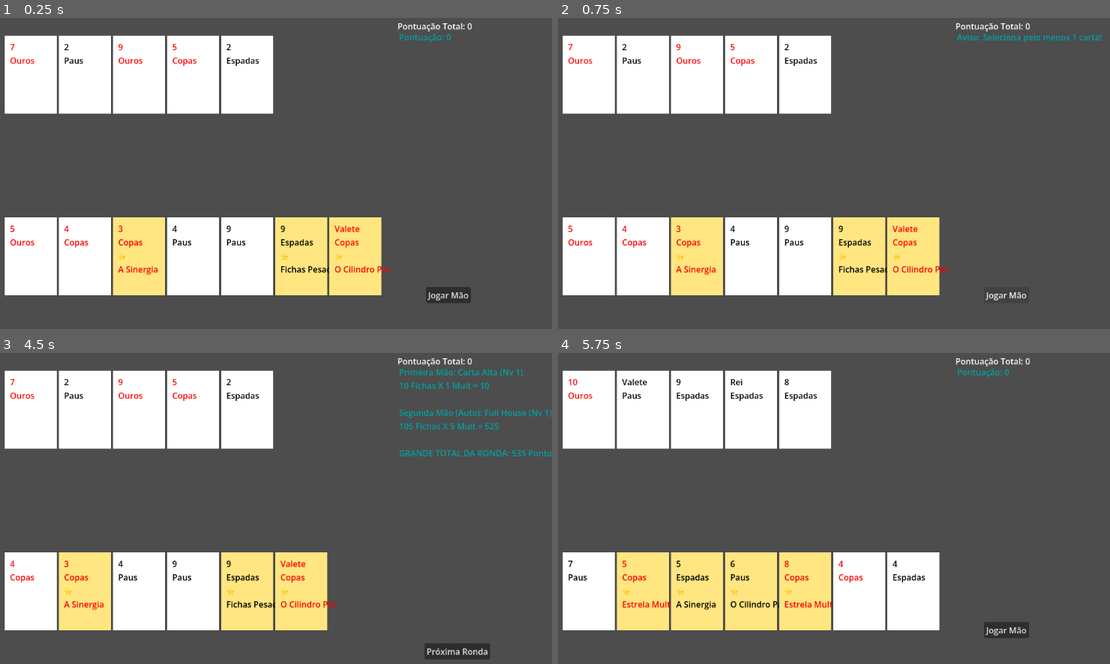
Above: before the commit, frames 1-4 (two rows, left to right).
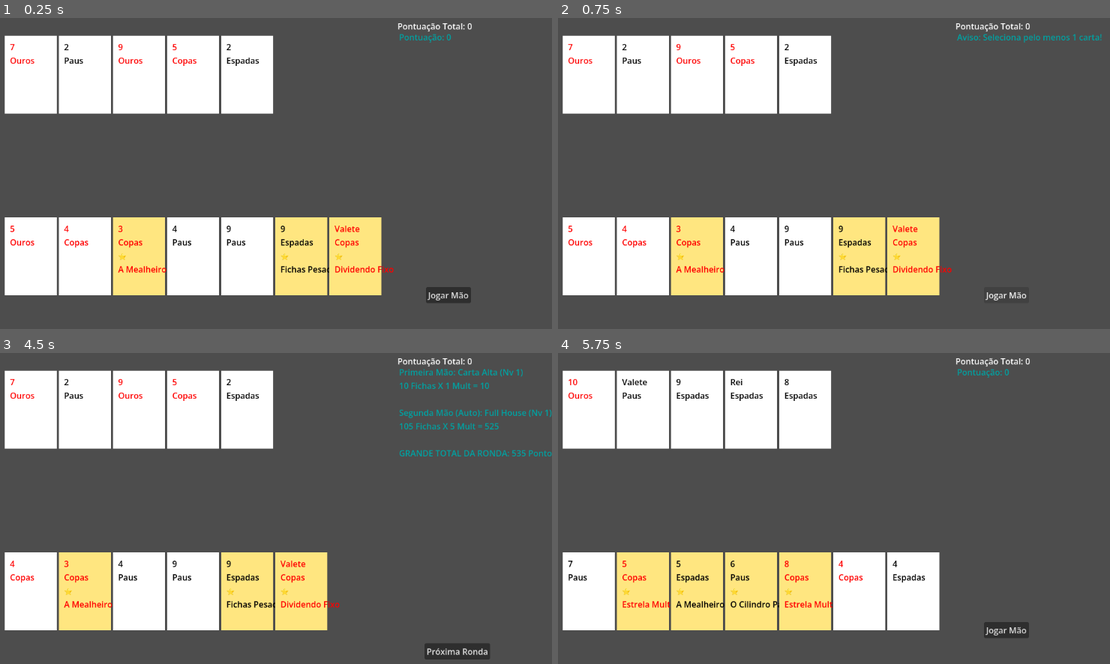
Above: after the commit, the same moments.

Repository: Campos45/des-poker
Game: Godot game, scene res://scenes/main.tscn
The game is run twice, just before and just after one commit, with the same random seed, the same clock (stepped at 60 frames per second) and the same inputs.
Inputs (mouse positions are in pixels of both pictures, inside the frame that each line leads up to):
- Up to frame 1 (0.25 s): no input
- Up to frame 2 (0.75 s): click "Jogar Mão" at 0.5 s
- Up to frame 3 (4.5 s): click "Jogar Mão" at 1.25 s; click (33, 592) at 2.02 s; click (33, 580) at 2.77 s; click (33, 592) at 3.52 s; click "Jogar Mão" at 4.25 s
- Up to frame 4 (5.75 s): click "Próxima Ronda" at 5 s

The runs differ from the first frame. In frame 1, 0.2% of the frame differs, in the area x 22-72%, y 79-83%; in frame 2, 0.2%; in frame 3, 0.2%, in the area x 13-62%, y 79-83%; in frame 4, 0.1%.

Commit message:
Sprint 15: O Motor Económico e Condicional

Diff:
--- a/scripts/card_visual.gd
+++ b/scripts/card_visual.gd
@@ -12,7 +12,11 @@
 	"Fichas Pesadas": "Dá +30 Fichas base, independentemente do valor da carta.",
 	"Estrela Multiplicadora": "Dá +4 de Multiplicador.",
 	"O Cilindro Par": "+5 Fichas por cada carta Par (2, 4, 6, 8, 10) que enviares na mesma jogada.",
-	"A Sinergia": "+10 Fichas por cada outra carta vermelha na mão."
+	"A Sinergia": "+10 Fichas por cada outra carta vermelha na mão.",
+	"Barris da Taverna": "Fica Bêbada: dá +15 de Mult mas debita -10 Fichas.",
+	"A Solitária": "Dá +100 Fichas se for a ÚNICA carta a ser submetida na jogada.",
+	"Dividendo Fixo": "Gera +1 Moeda para a tua Pontuação Total assim que pontuar.",
+	"A Mealheiro": "Destrói-se para sempre ao ser jogada, mas deposita o seu valor em Moedas."
 }
 
 func setup_card(data):
--- a/scripts/deck.gd
+++ b/scripts/deck.gd
@@ -26,6 +26,9 @@
 @onready var play_button = $PlayButton
 @onready var score_label = $ScoreLabel
 @onready var next_round_button = $NextRoundButton
+@onready var bank_label = $BankLabel
+
+var global_bank = 0 # Adiciona a tua conta bancária!
 
 func _ready():
 	randomize()
@@ -36,7 +39,7 @@
 # Cria o Baralho Permanente do Jogador com as novas cartas Especiais
 func generate_master_player_deck():
 	master_player_deck.clear()
-	var math_specials = ["Fichas Pesadas", "Estrela Multiplicadora", "O Cilindro Par", "A Sinergia"]
+	var math_specials = ["Fichas Pesadas", "Estrela Multiplicadora", "O Cilindro Par", "A Sinergia", "Barris da Taverna", "A Solitária", "Dividendo Fixo", "A Mealheiro"]
 
 	for suit in suits:
 		for rank in ranks:
@@ -123,8 +126,27 @@
 	final_text += str(score2_data["chips"]) + " Fichas X " + str(score2_data["mult"]) + " Mult = " + str(score2_data["total"]) + "\n\n"
 
 	# Soma final
+	# ...
+	# --- SOMA E PROCESSAMENTO DE EFEITOS SECUNDÁRIOS ---
 	var grand_total = score1_data["total"] + score2_data["total"]
-	final_text += "GRANDE TOTAL DA RONDA: " + str(grand_total) + " Pontos!"
+	final_text += "GRANDE TOTAL DA RONDA: " + str(grand_total) + " Pontos!\n\n"
+
+	# 1. Somar Dinheiro das Cartas Económicas
+	var total_money = score1_data.get("money", 0) + score2_data.get("money", 0)
+	if total_money > 0:
+		global_bank += total_money
+		bank_label.text = "Pontuação Total: " + str(global_bank)
+		final_text += "🤑 Moedas Geradas no Banco: +" + str(total_money) + "\n"
+
+	# 2. Executar a Destruição Permanente ("A Mealheiro")
+	var all_destroyed_cards = score1_data.get("destroy", []) + score2_data.get("destroy", [])
+	for bad_card in all_destroyed_cards:
+		# Procura a carta idêntica no Baralho Mestre do Jogador e apaga-a para todo o sempre
+		for m_card in master_player_deck:
+			if m_card.suit == bad_card.suit and m_card.rank == bad_card.rank and m_card.special_type == bad_card.special_type:
+				master_player_deck.erase(m_card)
+				final_text += "🔥 " + bad_card.rank + " de " + bad_card.suit + " (" + bad_card.special_type + ") foi DESTRUÍDA para sempre!\n"
+				break # Remove apenas a primeira cópia que encontrar
 
 	score_label.text = final_text
 
--- a/scripts/hand_evaluator.gd
+++ b/scripts/hand_evaluator.gd
@@ -144,7 +144,10 @@
 	var even_cards_count = 0
 	var red_cards_count = 0
 
-	# Conta cartas para sinergias globais
+	# --- NOVO: Variáveis de Efeitos Secundários (Economia/Destruição) ---
+	var money_earned = 0
+	var cards_to_destroy = []
+
 	for c in all_played_cards:
 		var val = RANK_VALUES[c.rank]
 		if val % 2 == 0 and val <= 10:
@@ -154,13 +157,14 @@
 
 	for card in scoring_cards:
 		var card_val = RANK_VALUES[card.rank]
-
-		# Pontos da carta
-		if card_val > 10 and card_val < 14: total_chips += 10
-		elif card_val == 14: total_chips += 11
-		else: total_chips += card_val
-
-		# Efeitos Especiais das Cartas
+		var numeric_value = card_val
+
+		# Calcular o valor real em Fichas/Moedas (Figuras valem 10, Ás 11)
+		if card_val > 10 and card_val < 14: numeric_value = 10
+		elif card_val == 14: numeric_value = 11
+
+		total_chips += numeric_value
+
 		if card.is_special:
 			total_mult += 1
 			match card.special_type:
@@ -172,9 +176,33 @@
 					total_chips += (5 * even_cards_count)
 				"A Sinergia":
 					total_chips += (10 * red_cards_count)
+				"Barris da Taverna":
+					total_mult += 15
+					total_chips -= 10
+				"A Solitária":
+					# Só ativa se o jogador tiver enviado exatamente UMA carta na jogada
+					if all_played_cards.size() == 1:
+						total_chips += 100
+				"Dividendo Fixo":
+					money_earned += 1
+				"A Mealheiro":
+					money_earned += numeric_value
+					cards_to_destroy.append(card) # Marca a carta para ser apagada do jogo!
+
+	# Previne que uma carta má deixe as tuas fichas base negativas
+	if total_chips < 0:
+		total_chips = 0
 
 	var final_score = total_chips * total_mult
-	return {"chips": total_chips, "mult": total_mult, "total": final_score}
+
+	# O Dicionário de resposta agora leva mais informação vital
+	return {
+		"chips": total_chips,
+		"mult": total_mult,
+		"total": final_score,
+		"money": money_earned,
+		"destroy": cards_to_destroy
+	}
 
 static func level_up_hand(hand_name: String):
 	if hand_levels.has(hand_name):
